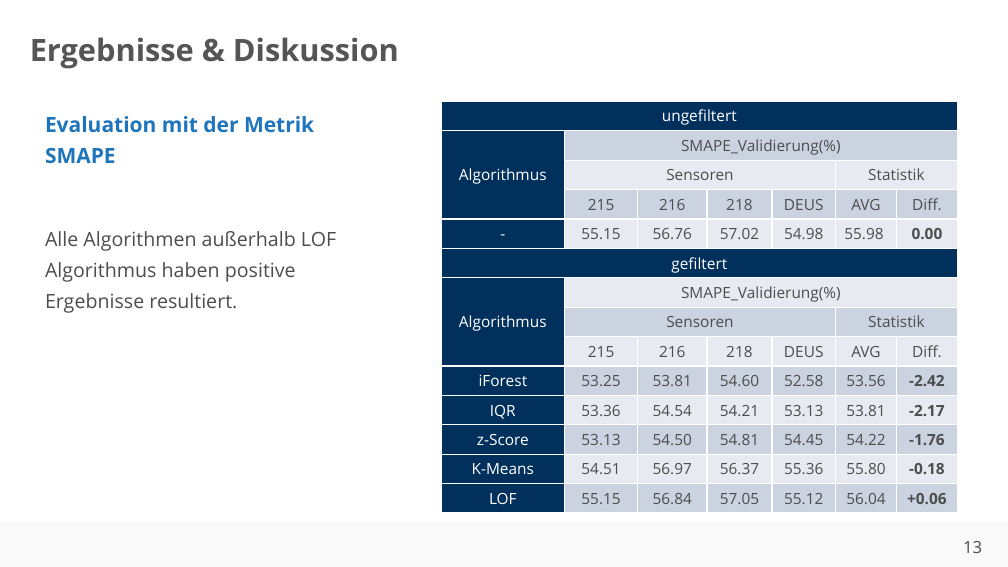
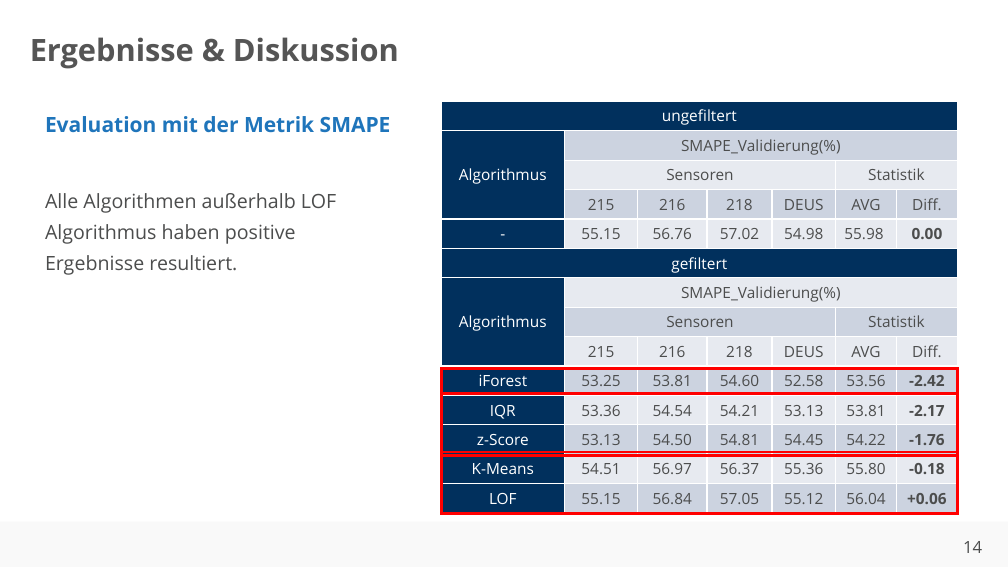
Before and after one commit to ahndavin/Abschlussarbeit_Bachelor, a slide deck: slide 14 of Kolloquium/Kolloquium.pptx (slide 13 before the commit). Drawn at 1008x567 pixels with LibreOffice and Linux fonts; fonts in the diff are those of the drawing; background and template pictures are left out. Boxes give left, top, right and bottom in pixels: in the first picture for what was removed or moved away, otherwise in the second. Text is boxed around its words. In the diff, an @@ line names an element or a change of style, - is before the commit and + after.

```diff
--- a/Kolloquium/Kolloquium.pptx
+++ b/Kolloquium/Kolloquium.pptx
@@ text at (45,116,314,164): paragraph removed @@
-Evaluation mit der Metrik SMAPE
@@ text added at (45,116,391,133), 15 pt, text #1F75BB, bold @@
+Evaluation mit der Metrik SMAPE
@@ text "Alle Algorithmen außerhalb LOF Algorithmus ...": place and size @@
-text "Alle Algorithmen außerhalb LOF Algorithmus ..." at (45,116,336,313)
+text "Alle Algorithmen außerhalb LOF Algorithmus ..." at (45,193,336,275)
@@ rectangle added at (442,368,958,393), outline #FF0000 2 pt @@
@@ rectangle added at (442,394,958,456), outline #FF0000 2 pt @@
@@ rectangle added at (442,452,958,513), outline #FF0000 2 pt @@
@@ page number at (963,541,982,553): text changed @@
-13
+14
```
Also in this commit, not shown: 9 other slides changed, 4 slides added, 1 slide removed.
